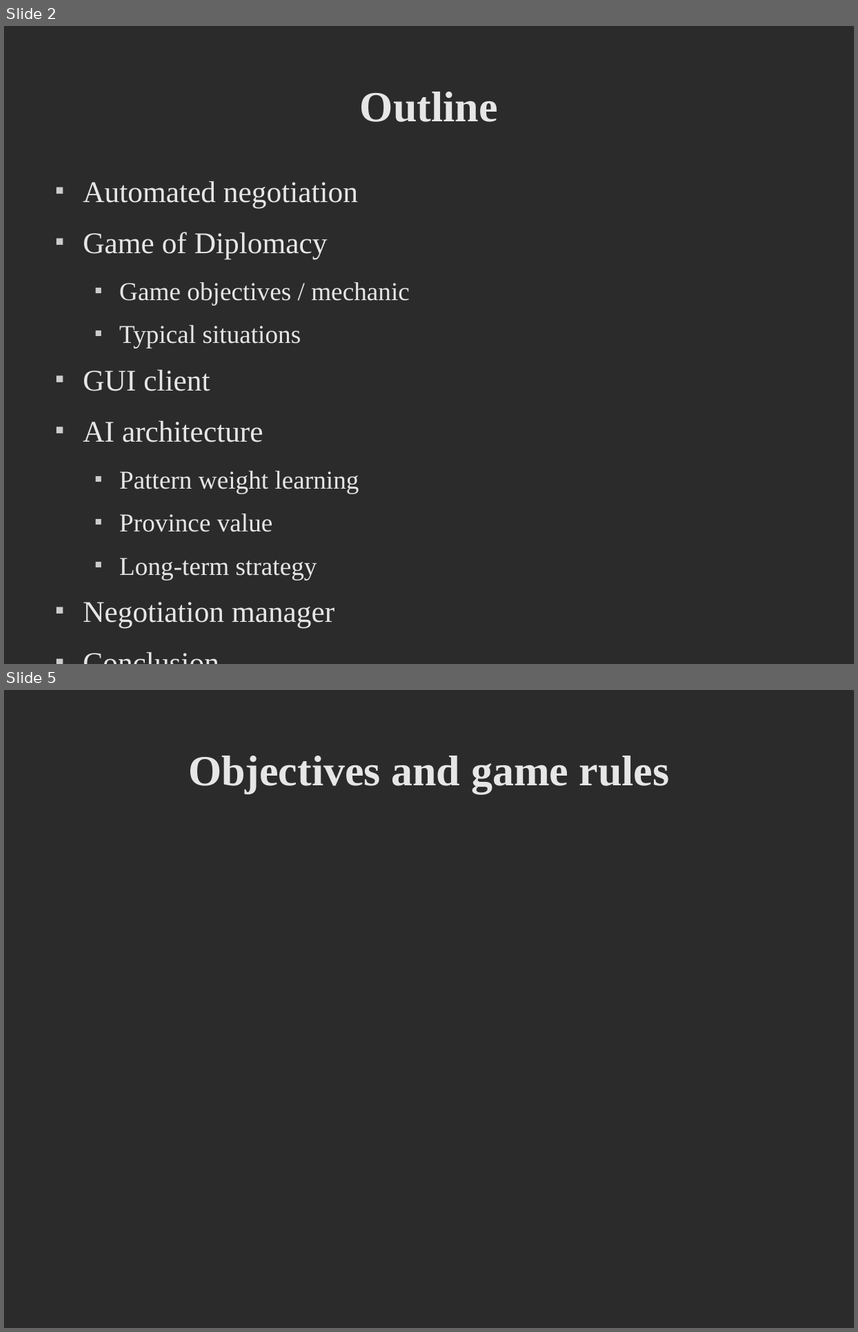
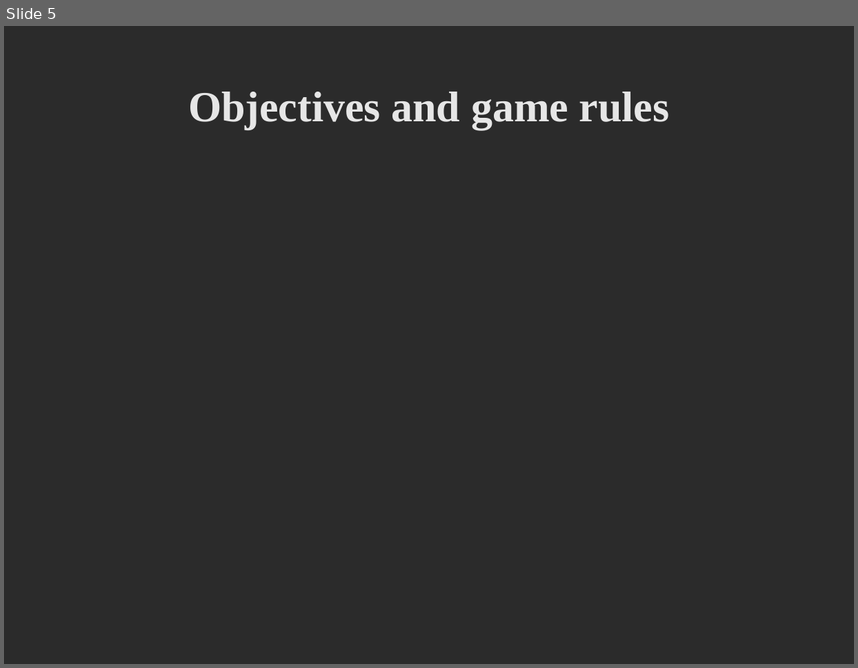
Before and after one commit to deltaluca/flappy, a slide deck: Presentation/ProjectDemonstration.odp. Shown one above the other, each under a label of ours: slides 2 and 5 before the commit, slide 5 after it; the slides between them are not shown. The pictures are 858x1332 and 858x668 pixels, drawn with LibreOffice and Linux fonts; fonts in the diff are those of the drawing; background and template pictures are left out; a plain dark background stands for a picture behind light text. Boxes give left, top, right and bottom in pixels: in the first picture for what was removed or moved away, otherwise in the second. Text is boxed around its words. In the diff, an @@ line names an element or a change of style, - is before the commit and + after.

```diff
--- a/Presentation/ProjectDemonstration.odp
+++ b/Presentation/ProjectDemonstration.odp
@@ slide 2 removed at [4,26,854,664], background picture (left out) @@
@@ title removed at [360,92,498,122] @@
-Outline
@@ text removed at [83,181,410,628] @@
-■ Automated negotiation
-■ Game of Diplomacy
-  ■ Game objectives / mechanic
-  ■ Typical situations
-■ GUI client
-■ AI architecture
-  ■ Pattern weight learning
-  ■ Province value
-  ■ Long-term strategy
-■ Negotiation manager
-■ Conclusion
```
Also in this commit, not shown: 3 slides changed, 10 slides added, 3 other slides removed.
